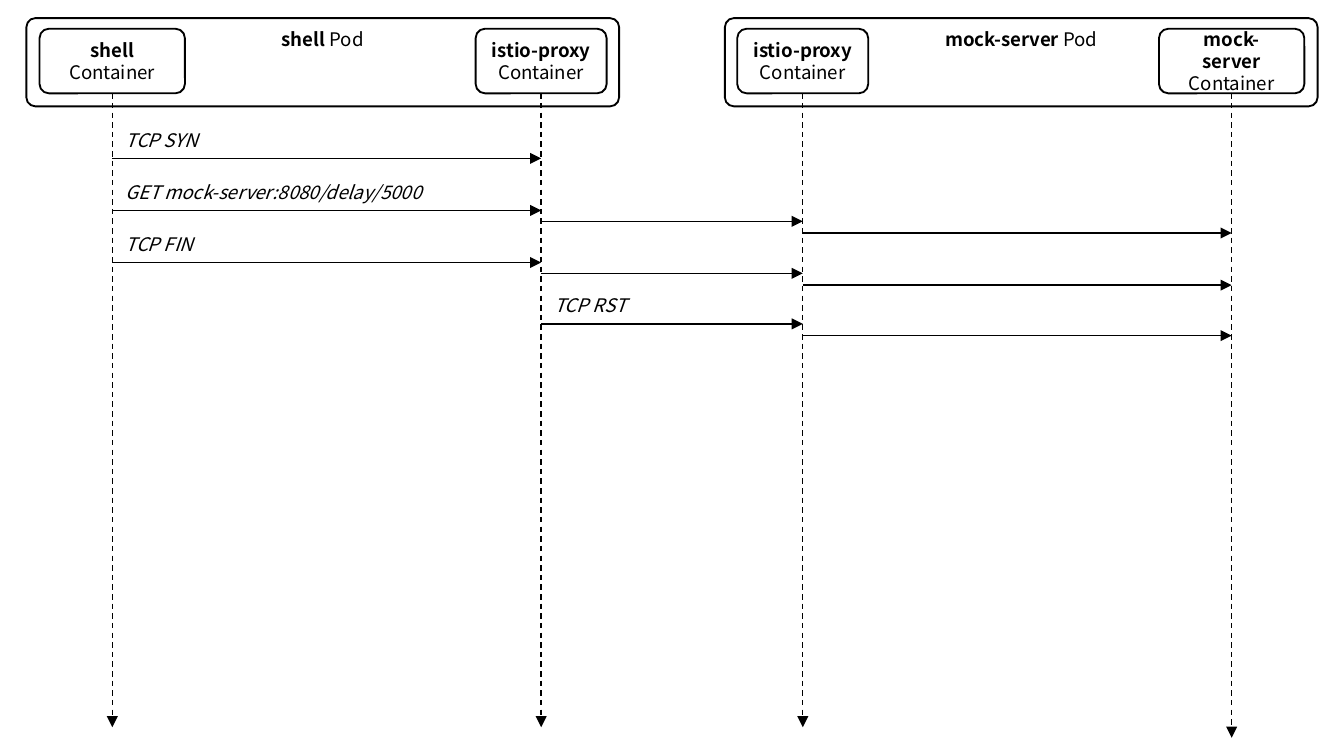
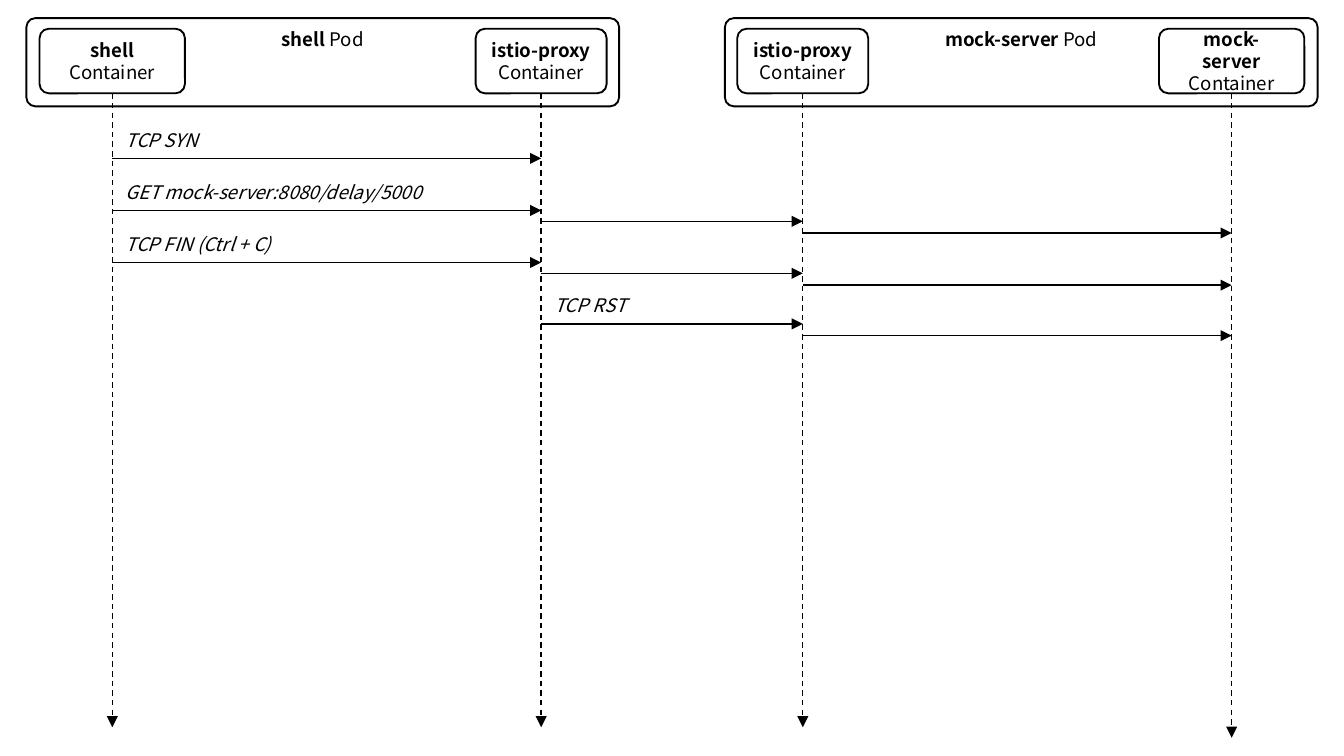
Before and after one commit to ssup2/blog-software, a slide deck: slide 5 of content/docs/theory-analysis/istio-sidecar-proxy-access-log/images/images.pptx. Drawn at 1344x756 pixels with LibreOffice and Linux fonts; fonts in the diff are those of the drawing. Boxes give left, top, right and bottom in pixels: in the first picture for what was removed or moved away, otherwise in the second. Text is boxed around its words. In the diff, an @@ line names an element or a change of style, - is before the commit and + after.

```diff
--- a/content/docs/theory-analysis/istio-sidecar-proxy-access-log/images/images.pptx
+++ b/content/docs/theory-analysis/istio-sidecar-proxy-access-log/images/images.pptx
@@ text at (125,236,271,255): text changed @@
-TCP FIN
+TCP FIN (Ctrl + C)
```
Also in this commit, not shown: 1 slide added, 2 other files.
